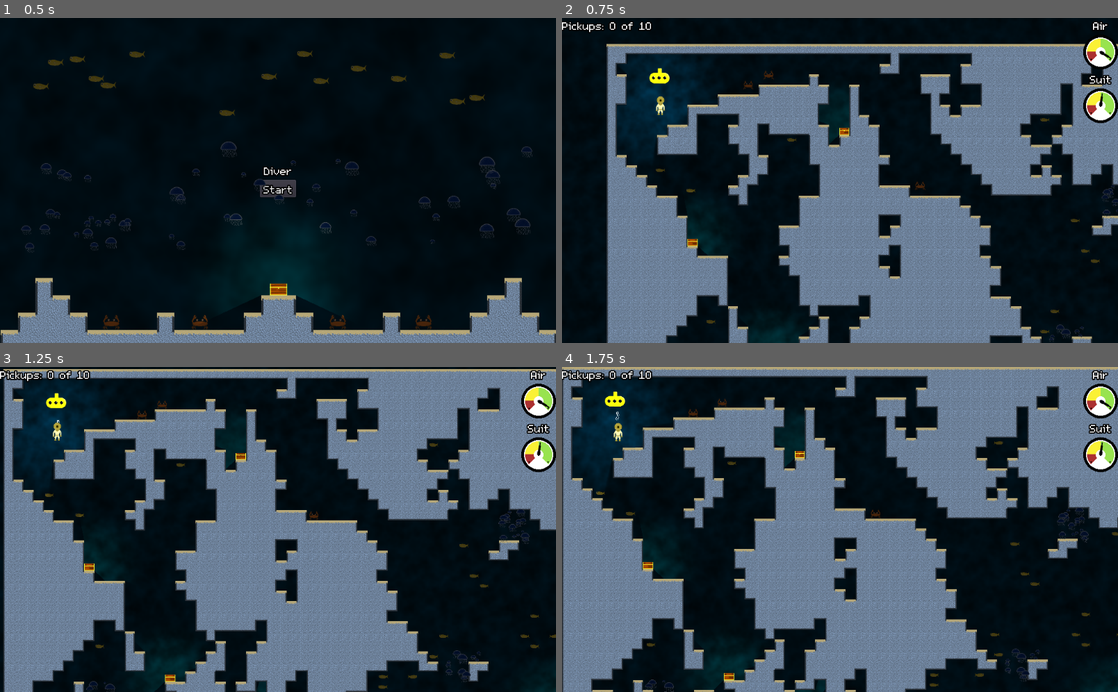
Above: before the commit, frames 1-4 (two rows, left to right).
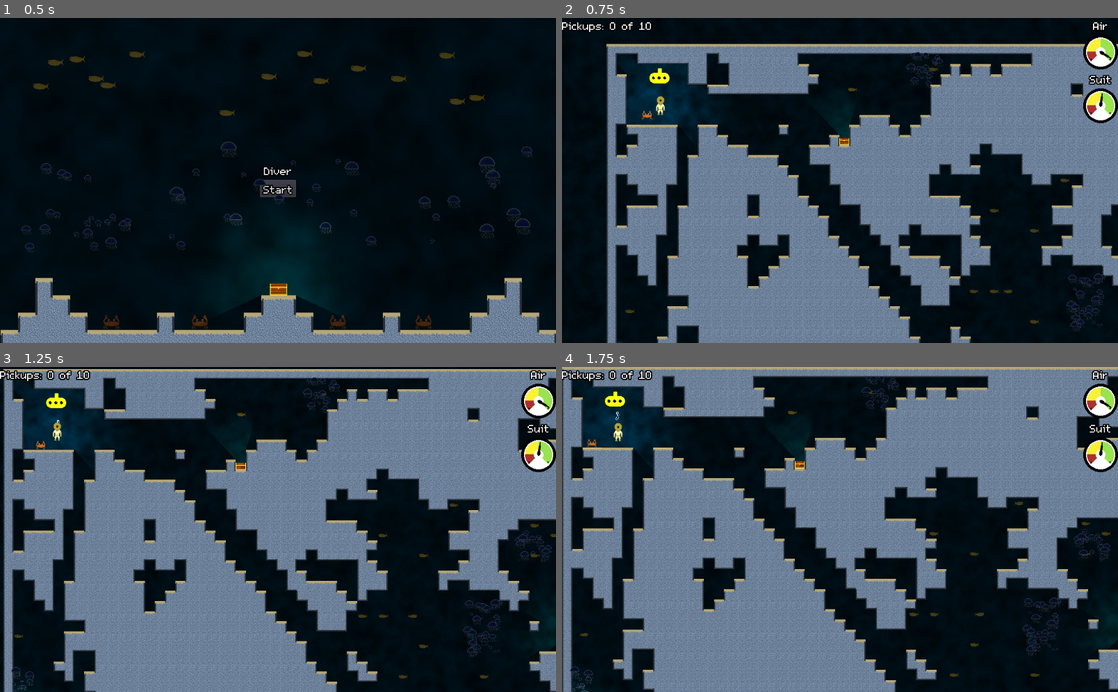
Above: after the commit, the same moments.

Repository: bengosney/diver
Game: Godot game, scene res://Main.tscn
The game is run twice, just before and just after one commit, with the same random seed, the same clock (stepped at 60 frames per second) and the same inputs.
Inputs:
- Up to frame 1 (0.5 s): no input
- Up to frame 2 (0.75 s): click "Start" at 0.5 s
- Up to frame 3 (1.25 s): no input
- Up to frame 4 (1.75 s): tap Enter (ui_accept) at 1.25 s; hold Right (walk_right) from 1.28 s (still down); hold Enter (ui_accept) from 1.28 s (still down)

Frame 1 is identical in both runs. In frame 2, 40% of the frame differs, in the area x 9-100%, y 10-100%; in frame 3, 45%; in frame 4, 46%, in the area x 1-100%, y 2-100%.

Commit message:
Pass level seed from title screen to random level

Diff:
--- a/Main.gd
+++ b/Main.gd
@@ -1,8 +1,11 @@
 extends Node2D
+
+const RANDOM_LEVEL = "res://RandomLevel/RandomLevel.tscn"
 
 
 func start_game():
-	get_tree().change_scene("res://RandomLevel/RandomLevel.tscn")
+	get_tree().change_scene(RANDOM_LEVEL)
+	#get_tree().change_scene("res://RandomLevel/RandomLevel.tscn")
 	#get_tree().change_scene("res://MainLevel/PlayableLevel.tscn")
 
 
@@ -16,5 +19,5 @@
 
 
 func _ready():
-	#get_tree().change_scene("res://RandomLevel/RandomLevel.tscn")
+	#start_game()
 	pass
--- a/RandomLevel/RandomLevel.gd
+++ b/RandomLevel/RandomLevel.gd
@@ -16,7 +16,7 @@
 	Vector2.DOWN + Vector2.LEFT,
 ]
 
-export(int) var level_seed = 1
+export(int) var level_seed = 0
 export(int) var chest_count = 10
 export(int) var cave_size = 25
 
@@ -71,9 +71,9 @@
 
 
 func _ready():
-	var r = RandomNumberGenerator.new()
-	r.randomize()
-	#level_seed = r.randi()
+	if level_seed == 0:
+		level_seed = Global.get_seed()
+
 	init_level()
 
 	$Player.starting_air = map.get_used_cells_by_id(BACKGROUND_LAYER).size() * 0.15
--- a/project.godot
+++ b/project.godot
@@ -13,6 +13,10 @@
 config/name="diver"
 run/main_scene="res://Main.tscn"
 config/icon="res://icon.png"
+
+[autoload]
+
+Global="*res://scripts/global.gd"
 
 [display]
 
--- /dev/null
+++ b/scripts/global.gd
@@ -0,0 +1,16 @@
+extends Node
+
+var _seed: int
+
+
+func set_seed(new_seed: int):
+	_seed = new_seed
+
+
+func get_seed():
+	if !_seed:
+		var r = RandomNumberGenerator.new()
+		r.randomize()
+		return r.randi()
+
+	return _seed
